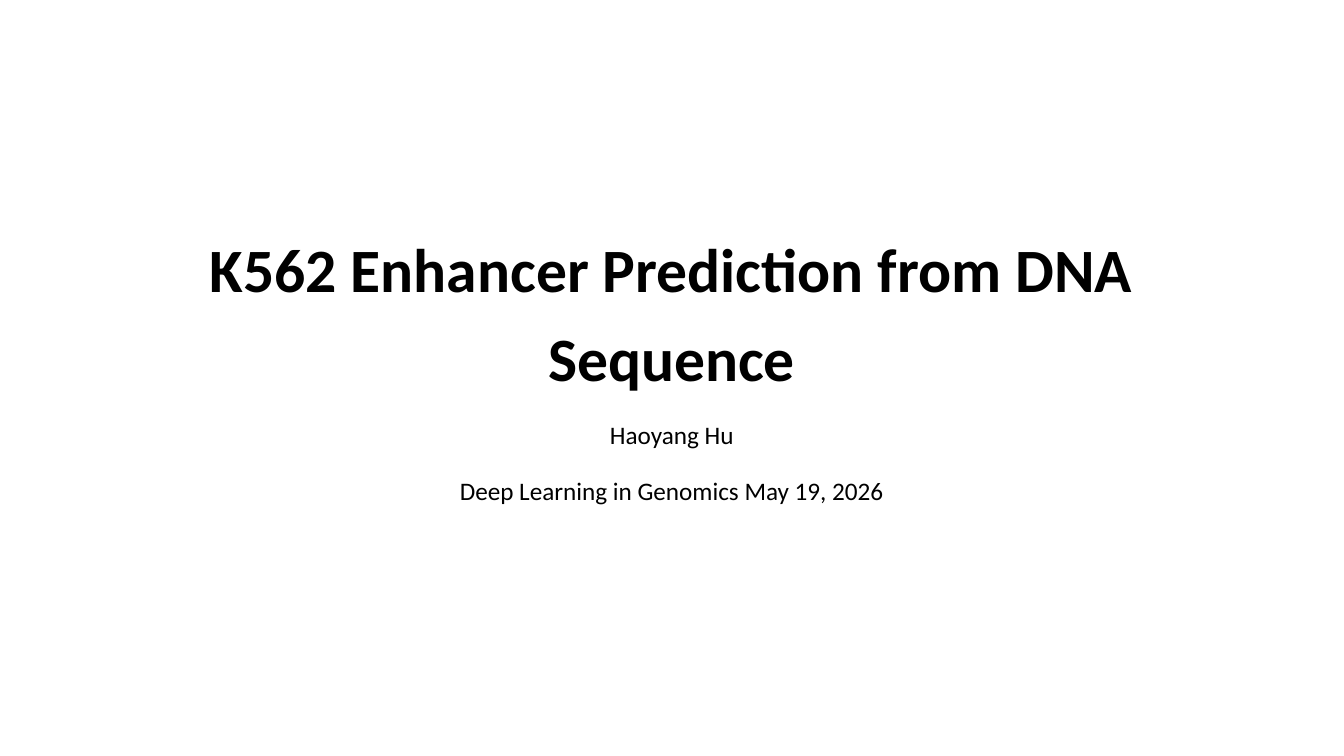
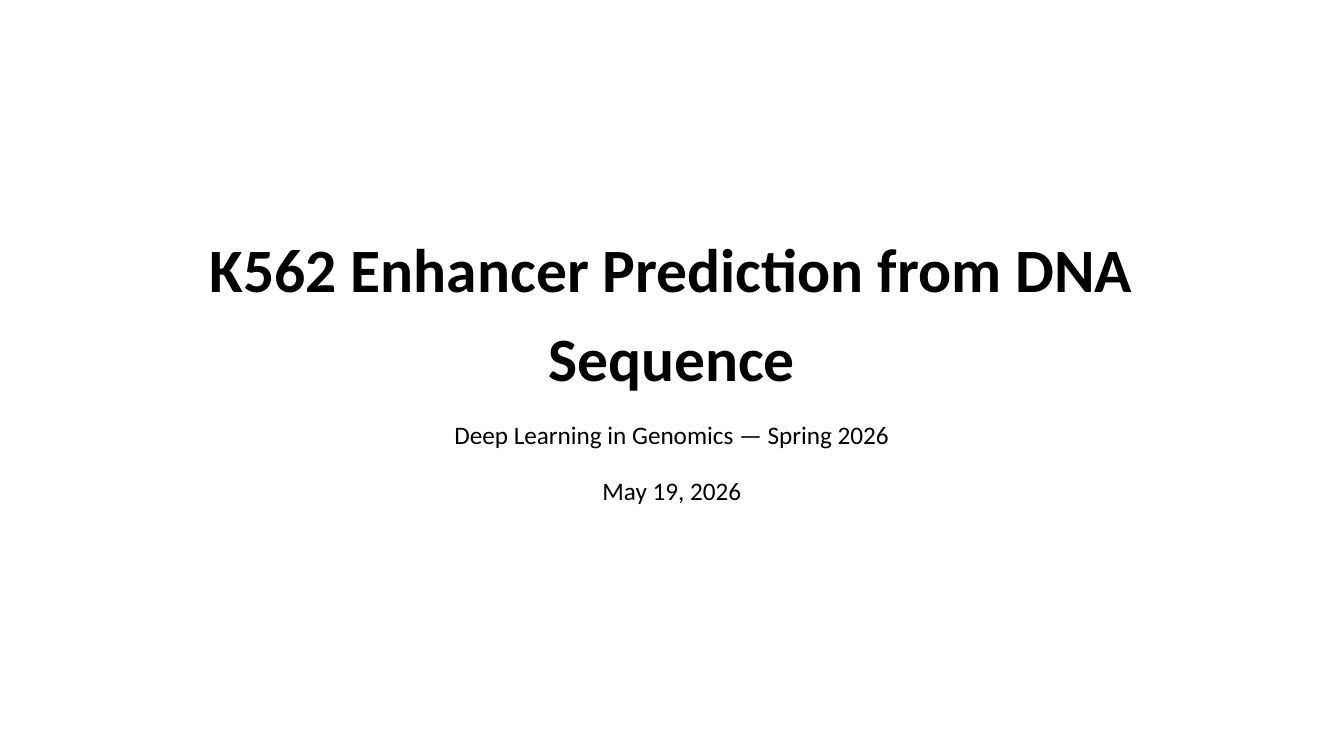
Before and after one commit to hahu1013/enhancer_prediction_k562, a slide deck: slide 1 of slides/K562_enhancer_prediction.pptx. Drawn at 1344x756 pixels with LibreOffice and Linux fonts; fonts in the diff are those of the drawing. Boxes give left, top, right and bottom in pixels: in the first picture for what was removed or moved away, otherwise in the second. Text is boxed around its words. In the diff, an @@ line names an element or a change of style, - is before the commit and + after.

```diff
--- a/slides/K562_enhancer_prediction.pptx
+++ b/slides/K562_enhancer_prediction.pptx
@@ text at [454, 426, 889, 504]: text changed @@
-Haoyang Hu
-Deep Learning in Genomics May 19, 2026
+Deep Learning in Genomics — Spring 2026
+May 19, 2026
```
Also in this commit, not shown: 10 other slides changed.
